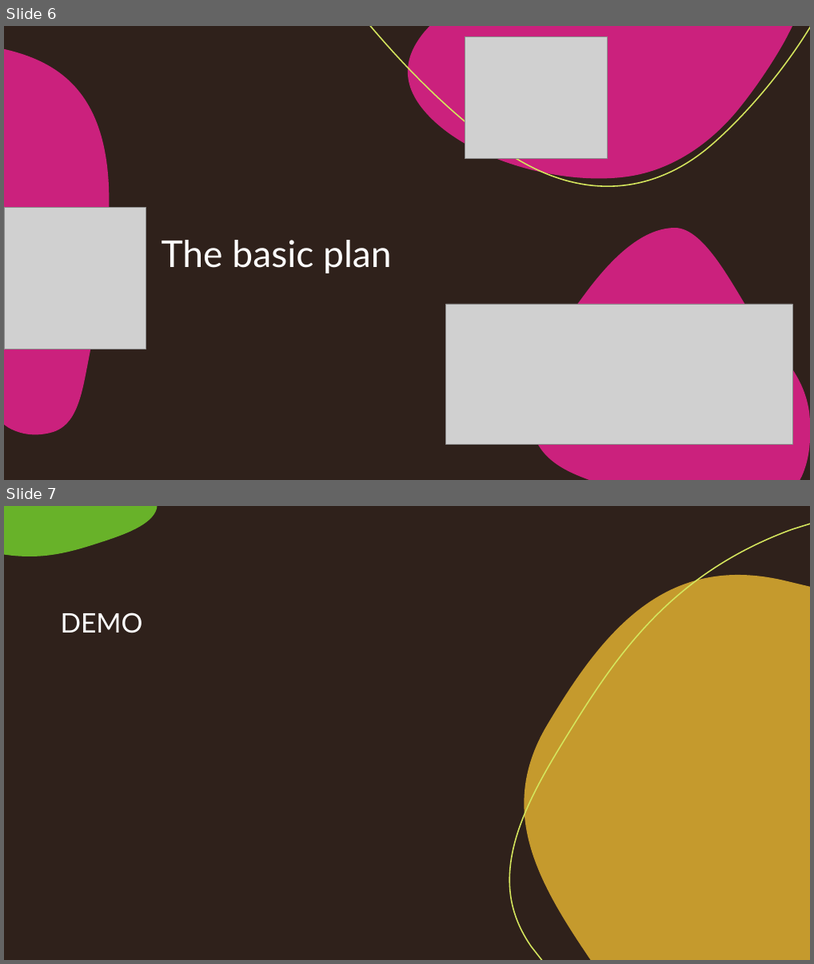
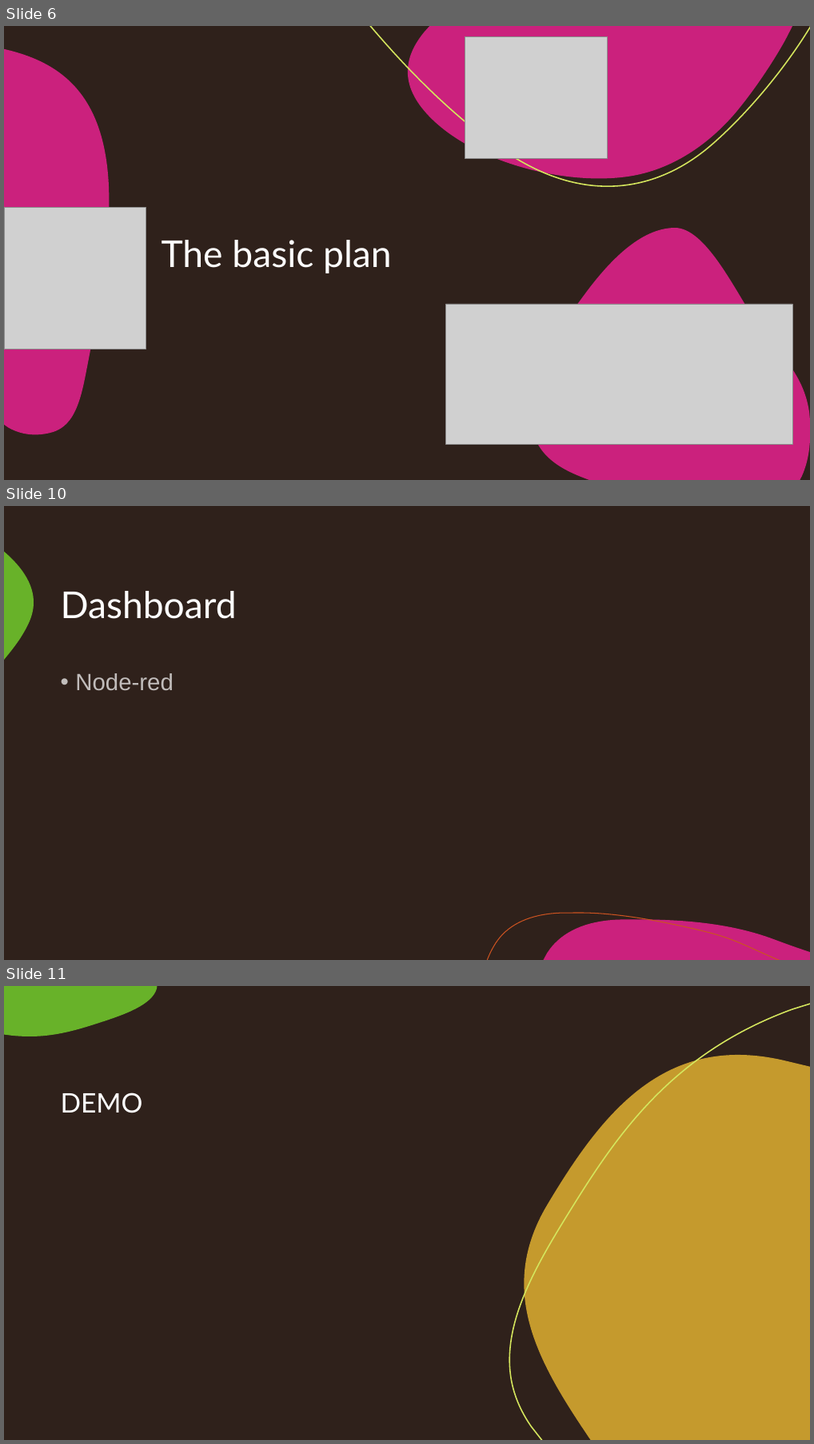
Before and after one commit to CursingThomas/ROBOT_GROUP2, a slide deck: Documentation/Presentations/Demo9May.pptx. Shown one above the other, each under a label of ours: slides 6 and 7 before the commit, slides 6, 10 and 11 after it; the slides between them are not shown. The pictures are 814x964 and 814x1444 pixels, drawn with LibreOffice and Linux fonts; fonts in the diff are those of the drawing; grey boxes stand for pictures. Boxes give left, top, right and bottom in pixels: in the first picture for what was removed or moved away, otherwise in the second. Text is boxed around its words. In the diff, an @@ line names an element or a change of style, - is before the commit and + after.

```diff
--- a/Documentation/Presentations/Demo9May.pptx
+++ b/Documentation/Presentations/Demo9May.pptx
@@ slide 10 added at (x1=4, y1=506, x2=810, y2=960), background #2F211B; not listed: 3 template elements that a slide beside it also shows @@
@@ title added at (x1=61, y1=591, x2=237, y2=619), 44 pt, text #FFFFFF @@
+Dashboard
@@ text added at (x1=75, y1=673, x2=173, y2=690), 28 pt, text #FFFFFF at 70% opacity @@
+• Node-red
@@ what was slide 7 is now slide 11 @@
```
Also in this commit, not shown: 3 slides changed, 5 other slides added, 2 slides removed.
